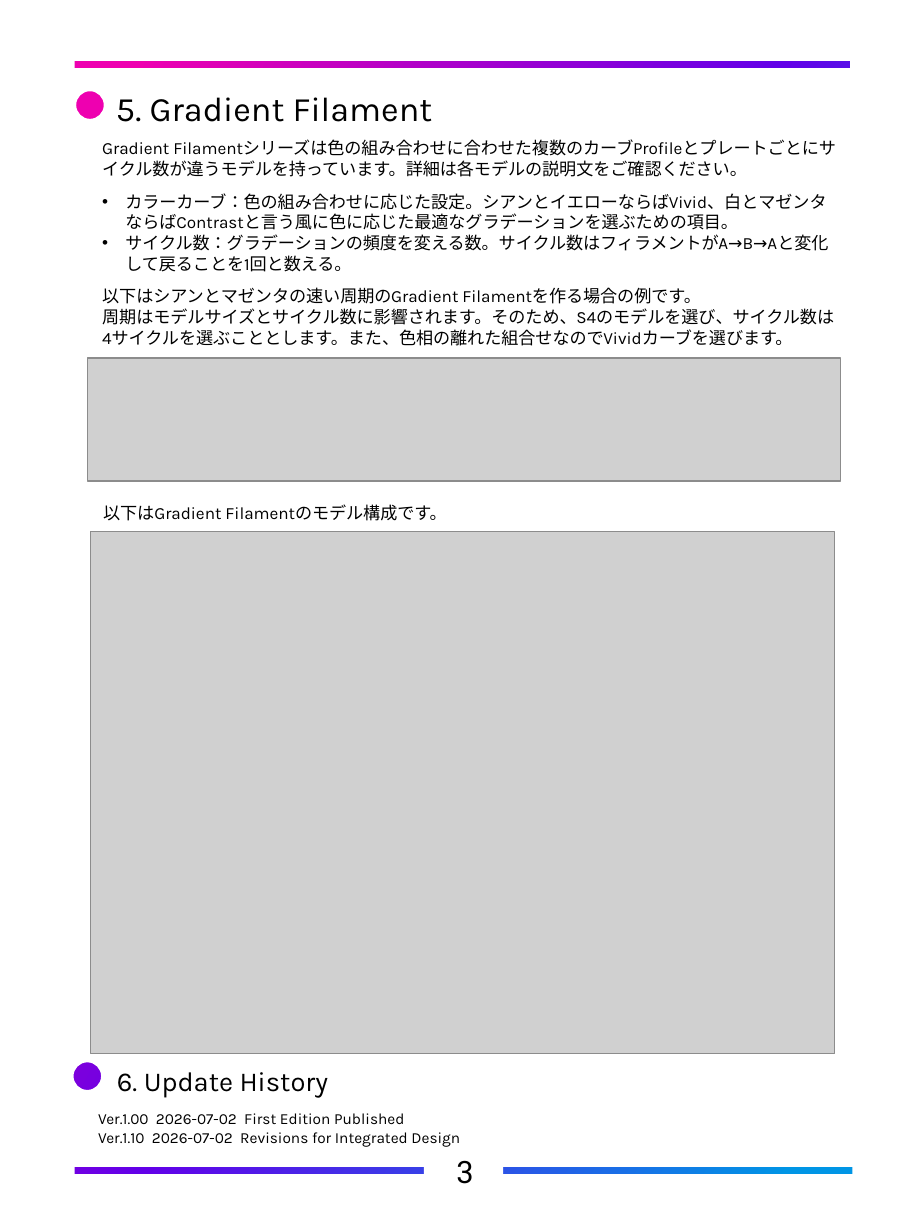
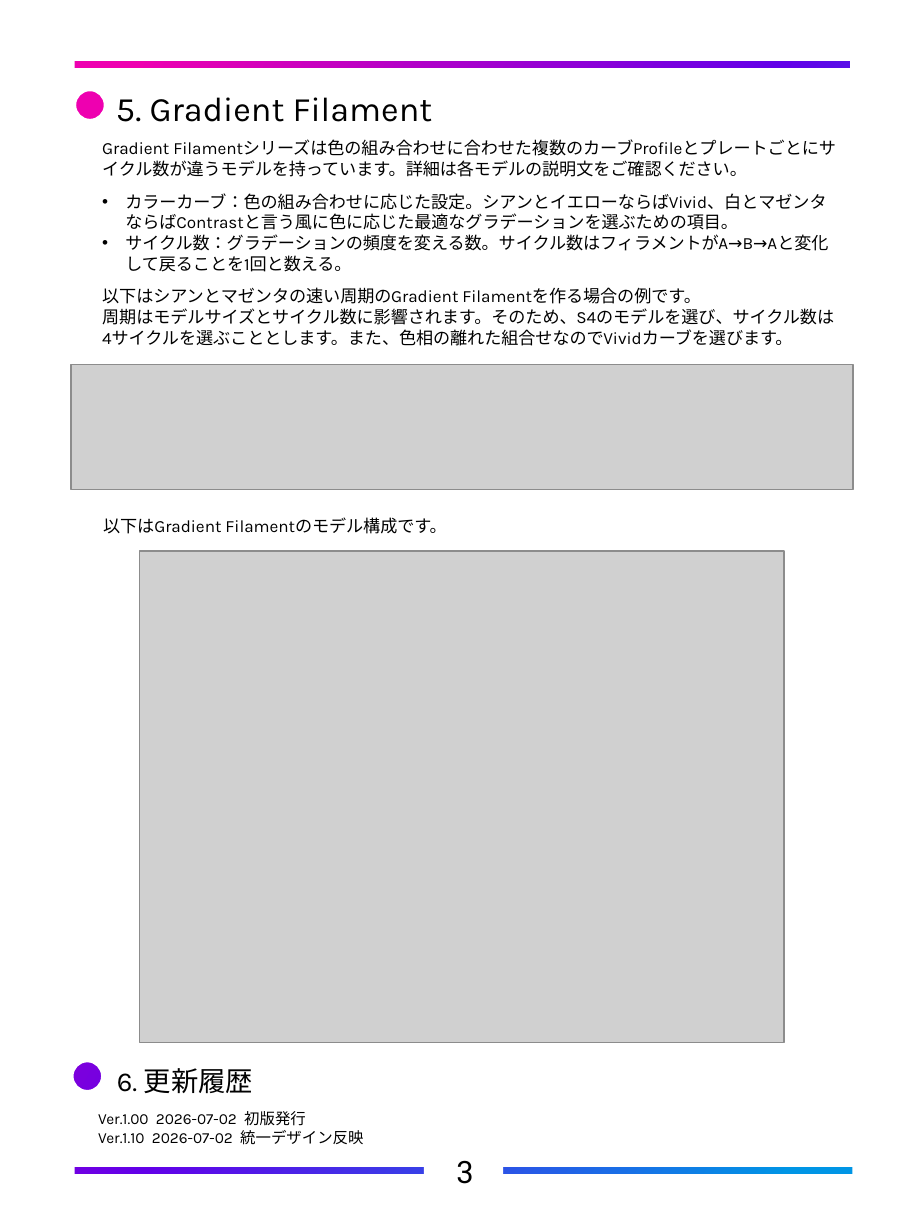
Before and after one commit to FlexChromaHQ/FlexChroma, a slide deck: slide 7 of Documents/Original/FlexChroma_Tour_Guide_JP.pptx. Drawn at 924x1232 pixels with LibreOffice and Linux fonts; fonts in the diff are those of the drawing; grey boxes stand for pictures. Boxes give left, top, right and bottom in pixels: in the first picture for what was removed or moved away, otherwise in the second. Text is boxed around its words. In the diff, an @@ line names an element or a change of style, - is before the commit and + after.

```diff
--- a/Documents/Original/FlexChroma_Tour_Guide_JP.pptx
+++ b/Documents/Original/FlexChroma_Tour_Guide_JP.pptx
@@ picture resized from (x1=87, y1=359, x2=840, y2=482) to (x1=71, y1=365, x2=854, y2=490) @@
@@ text "以下はGradient Filamentのモデル構成です。" moved from (x1=103, y1=504, x2=446, y2=521) to (x1=103, y1=517, x2=446, y2=534) @@
@@ picture resized from (x1=91, y1=532, x2=835, y2=1055) to (x1=140, y1=551, x2=785, y2=1042) @@
@@ text at (x1=117, y1=1068, x2=253, y2=1094): text changed @@
-6. Update History
+6. 更新履歴
@@ text at (x1=98, y1=1111, x2=363, y2=1145): text changed @@
-Ver.1.00 2026-07-02 First Edition Published
-Ver.1.10 2026-07-02 Revisions for Integrated Design
+Ver.1.00 2026-07-02 初版発行
+Ver.1.10 2026-07-02 統一デザイン反映
```
Also in this commit, not shown: 2 other slides changed, 3 other files.
